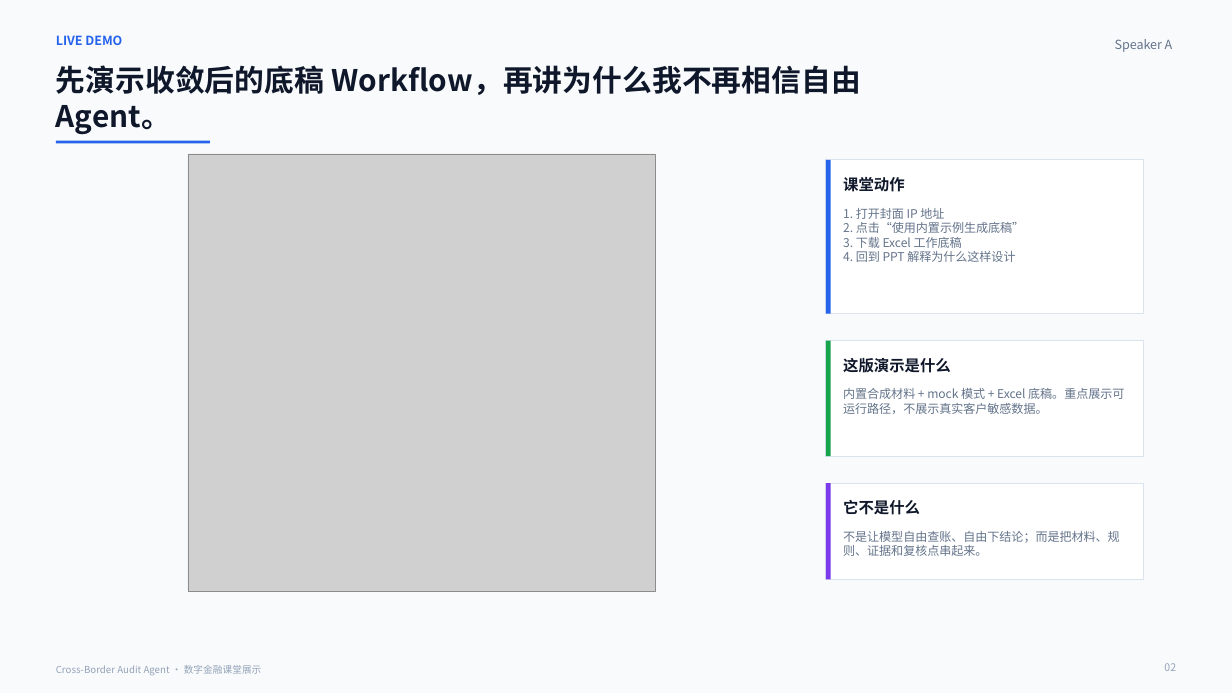
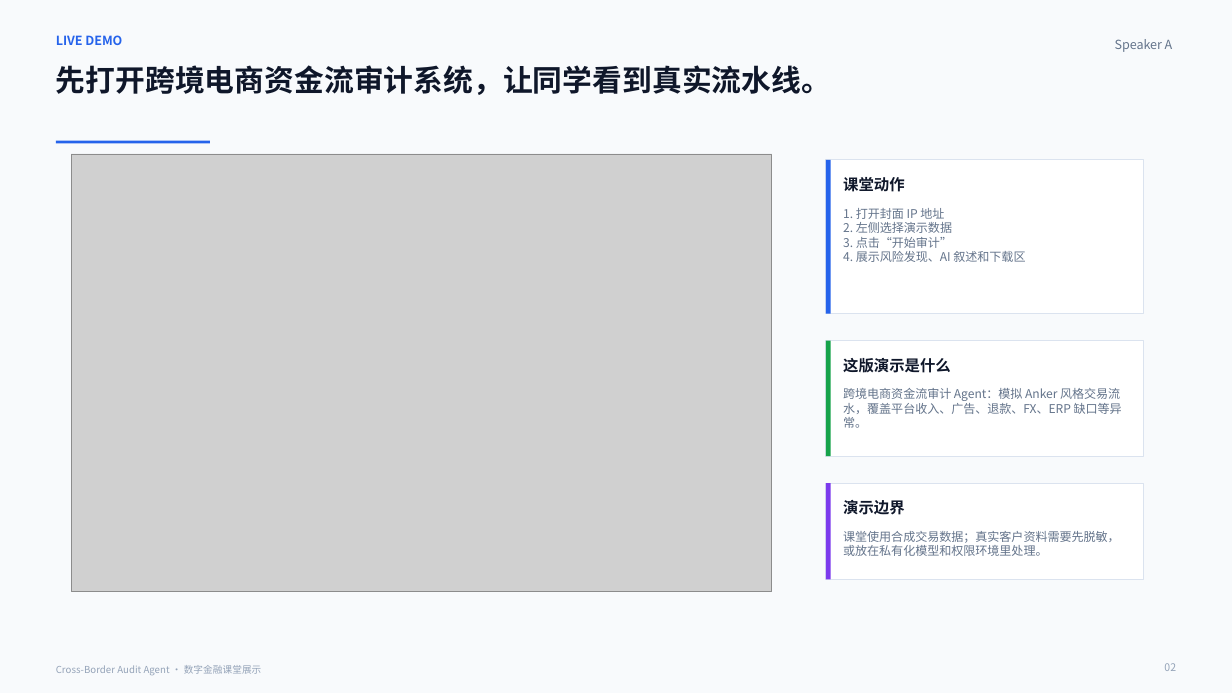
Before and after one commit to wangzichang224-design/cross_border_audit_agent, a slide deck: slide 2 of deliverables/cross-border-audit-agent-class-demo.pptx. Drawn at 1232x693 pixels with LibreOffice and Linux fonts; fonts in the diff are those of the drawing; grey boxes stand for pictures. Boxes give left, top, right and bottom in pixels: in the first picture for what was removed or moved away, otherwise in the second. Text is boxed around its words. In the diff, an @@ line names an element or a change of style, - is before the commit and + after.

```diff
--- a/deliverables/cross-border-audit-agent-class-demo.pptx
+++ b/deliverables/cross-border-audit-agent-class-demo.pptx
@@ text at (x1=56, y1=65, x2=831, y2=95): text changed @@
-先演示收敛后的底稿 Workflow，再讲为什么我不再相信自由 Agent。
+先打开跨境电商资金流审计系统，让同学看到真实流水线。
@@ picture resized from (x1=188, y1=154, x2=655, y2=592) to (x1=71, y1=154, x2=772, y2=592) @@
@@ text at (x1=843, y1=222, x2=1025, y2=262): text changed @@
-2. 点击“使用内置示例生成底稿”
-3. 下载 Excel 工作底稿
-4. 回到 PPT 解释为什么这样设计
+2. 左侧选择演示数据
+3. 点击“开始审计”
+4. 展示风险发现、AI 叙述和下载区
@@ text at (x1=843, y1=388, x2=1122, y2=428): text changed @@
-内置合成材料 + mock 模式 + Excel 底稿。重点展示可运行路径，不展示真实客户敏感数据。
+跨境电商资金流审计 Agent：模拟 Anker 风格交易流水，覆盖平台收入、广告、退款、FX、ERP 缺口等异常。
@@ text at (x1=843, y1=500, x2=905, y2=515): text changed @@
-它不是什么
+演示边界
@@ text at (x1=843, y1=531, x2=1120, y2=556): text changed @@
-不是让模型自由查账、自由下结论；而是把材料、规则、证据和复核点串起来。
+课堂使用合成交易数据；真实客户资料需要先脱敏，或放在私有化模型和权限环境里处理。
```
Also in this commit, not shown: 8 other slides changed, 13 other files.
